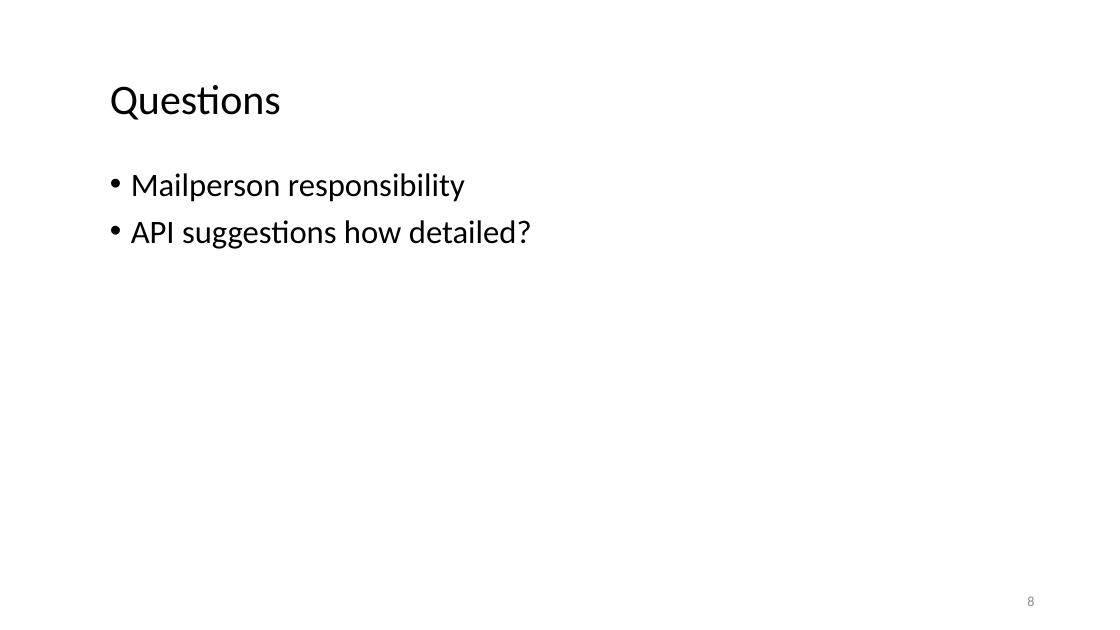
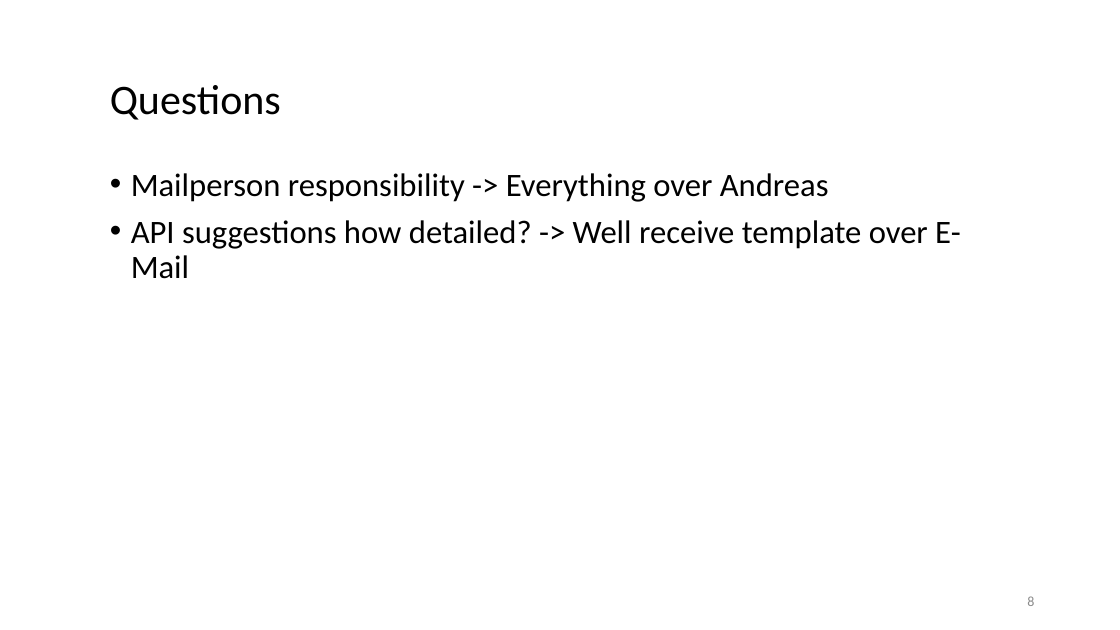
Before and after one commit to AymenNouidha/Rosa, a slide deck: slide 8 of 04_Presentations/01_Supervision_Meetings/01_Supervision_Meeting.pptx. Drawn at 1120x630 pixels with LibreOffice and Linux fonts; fonts in the diff are those of the drawing. Boxes give left, top, right and bottom in pixels: in the first picture for what was removed or moved away, otherwise in the second. Text is boxed around its words. In the diff, an @@ line names an element or a change of style, - is before the commit and + after.

```diff
--- a/04_Presentations/01_Supervision_Meetings/01_Supervision_Meeting.pptx
+++ b/04_Presentations/01_Supervision_Meetings/01_Supervision_Meeting.pptx
@@ text at <box>131,173,961,279</box>: text changed @@
-• Mailperson responsibility
-• API suggestions how detailed?
+• Mailperson responsibility -> Everything over Andreas
+• API suggestions how detailed? -> Well receive template over E-Mail
```
Also in this commit, not shown: 1 other slide changed, 4 other files.
